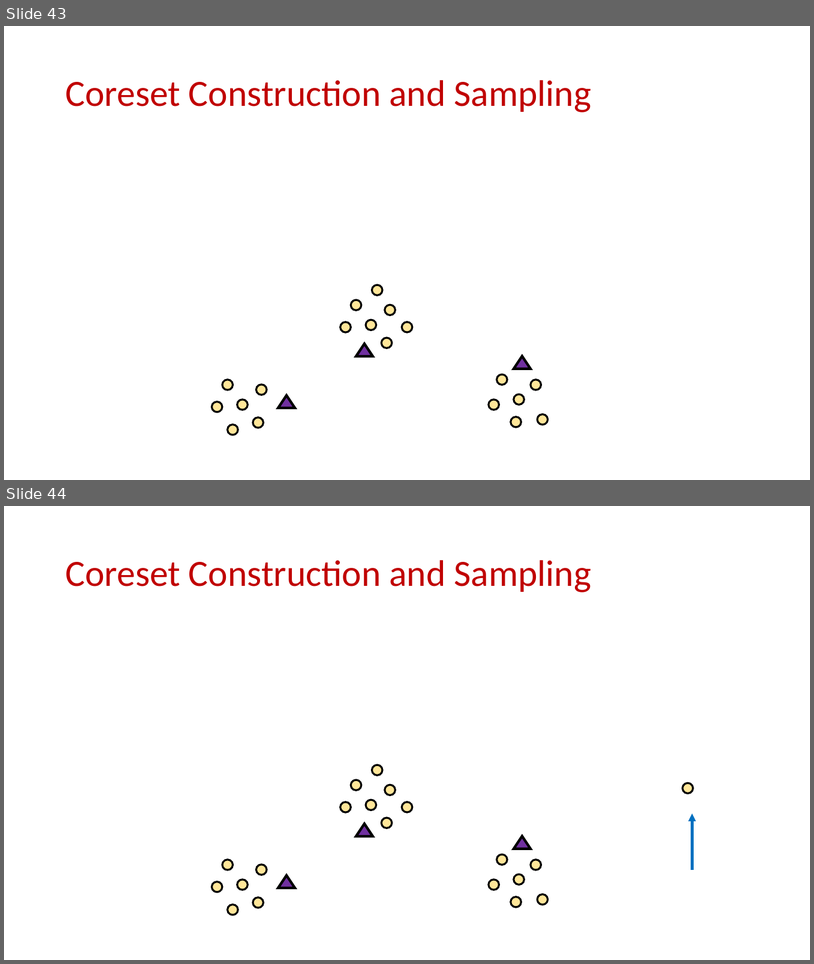
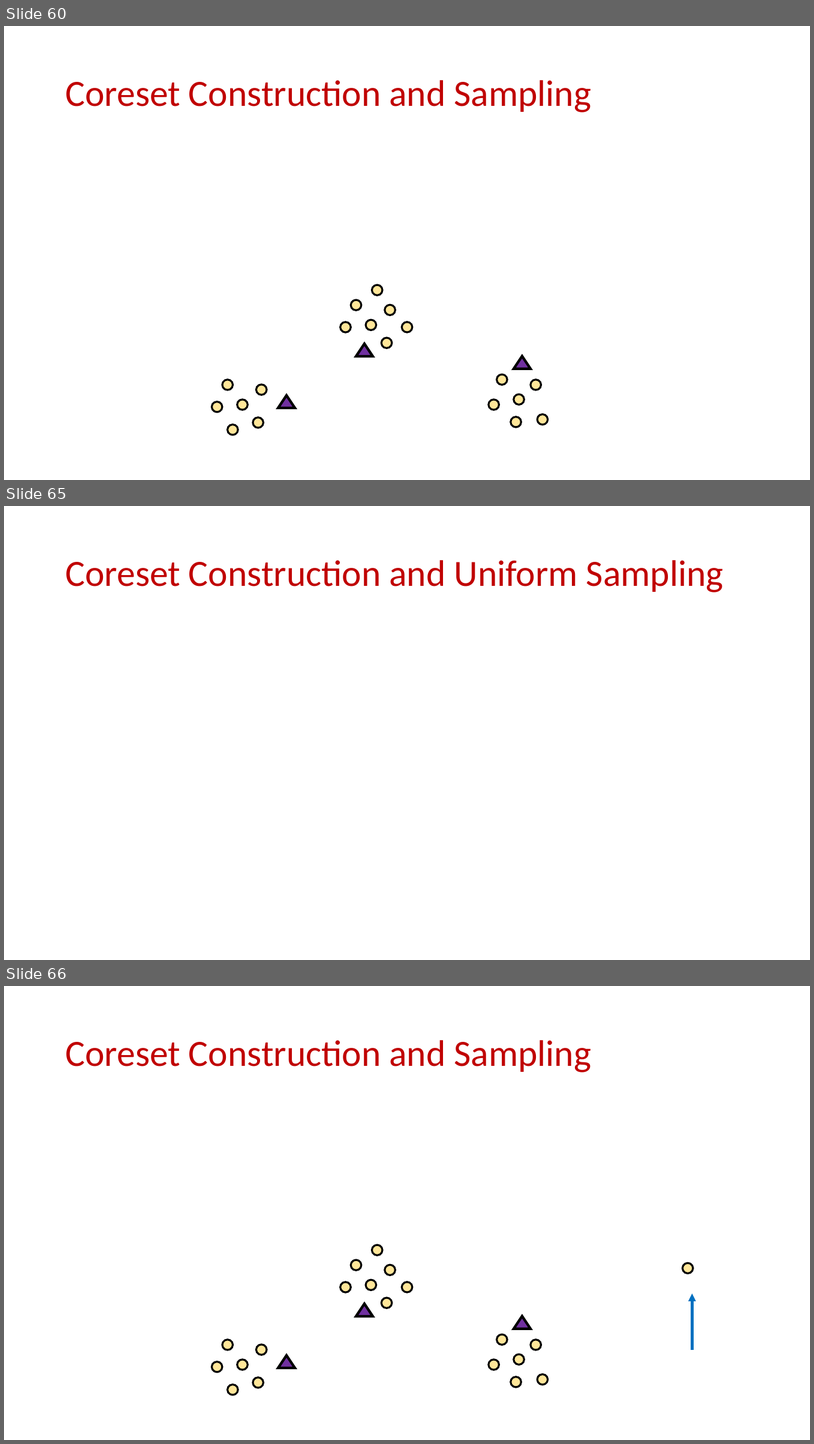
Before and after one commit to samsonzhou/samsonzhou.github.io, a slide deck: other-talks/Near-Optimal k-Clustering in the Sliding Window Model.pptx. Shown one above the other, each under a label of ours: slides 43 and 44 before the commit, slides 60, 65 and 66 after it; the slides between them are not shown. The pictures are 814x964 and 814x1444 pixels, drawn with LibreOffice and Linux fonts; fonts in the diff are those of the drawing; grey boxes stand for pictures. Boxes give left, top, right and bottom in pixels: in the first picture for what was removed or moved away, otherwise in the second. Text is boxed around its words. In the diff, an @@ line names an element or a change of style, - is before the commit and + after.

```diff
--- a/other-talks/Near-Optimal k-Clustering in the Sliding Window Model.pptx
+++ b/other-talks/Near-Optimal k-Clustering in the Sliding Window Model.pptx
@@ slide 65 added at (x1=4, y1=506, x2=810, y2=960), background #FFFFFF @@
@@ title added at (x1=65, y1=560, x2=724, y2=592), 44 pt, text #C00000 @@
+Coreset Construction and Uniform Sampling
@@ what was slide 43 is now slide 60 @@
@@ what was slide 44 is now slide 66 @@
```
Also in this commit, not shown: 2 slides changed, 32 other slides added.
